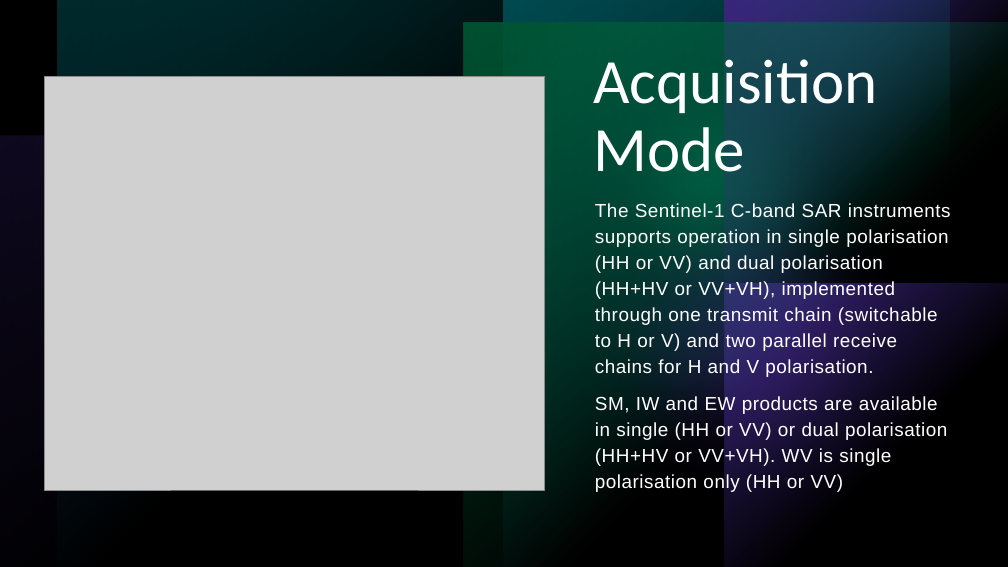
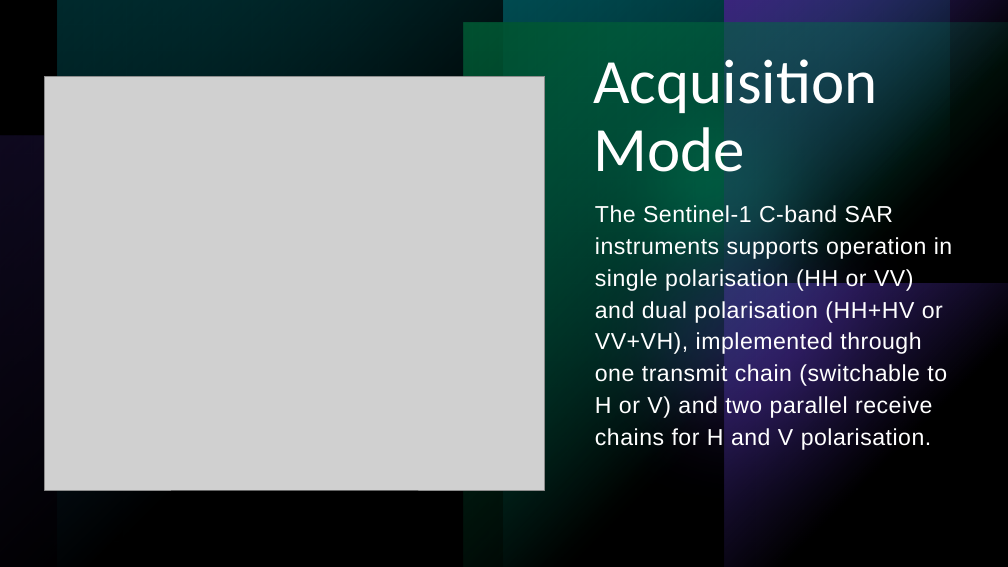
Before and after one commit to GnR98/WASDI-FadeOut, a slide deck: slide 15 of docs/ref/Presentazione_Sentinel1.pptx (slide 14 before the commit). Drawn at 1008x567 pixels with LibreOffice and Linux fonts; fonts in the diff are those of the drawing; grey boxes stand for pictures. Boxes give left, top, right and bottom in pixels: in the first picture for what was removed or moved away, otherwise in the second. Text is boxed around its words. In the diff, an @@ line names an element or a change of style, - is before the commit and + after.

```diff
--- a/docs/ref/Presentazione_Sentinel1.pptx
+++ b/docs/ref/Presentazione_Sentinel1.pptx
@@ text "The Sentinel-1 C-band SAR instruments ..." at (x1=595, y1=205, x2=952, y2=450): size 18 to 22 pt @@
@@ text at (x1=595, y1=395, x2=947, y2=493): paragraph removed @@
-SM, IW and EW products are available in single (HH or VV) or dual polarisation (HH+HV or VV+VH). WV is single polarisation only (HH or VV)
```
Also in this commit, not shown: 15 other slides changed, 10 slides added, 2 slides removed.
